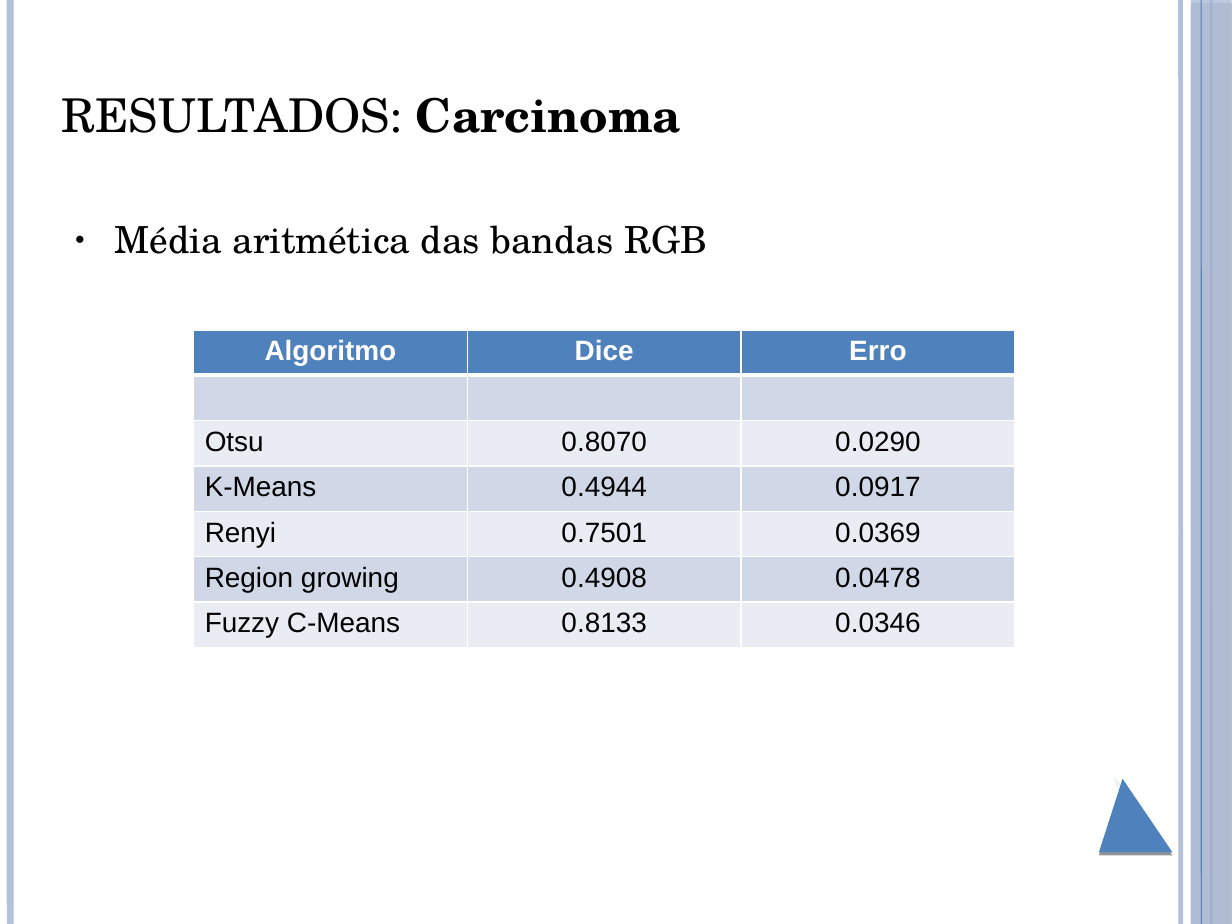
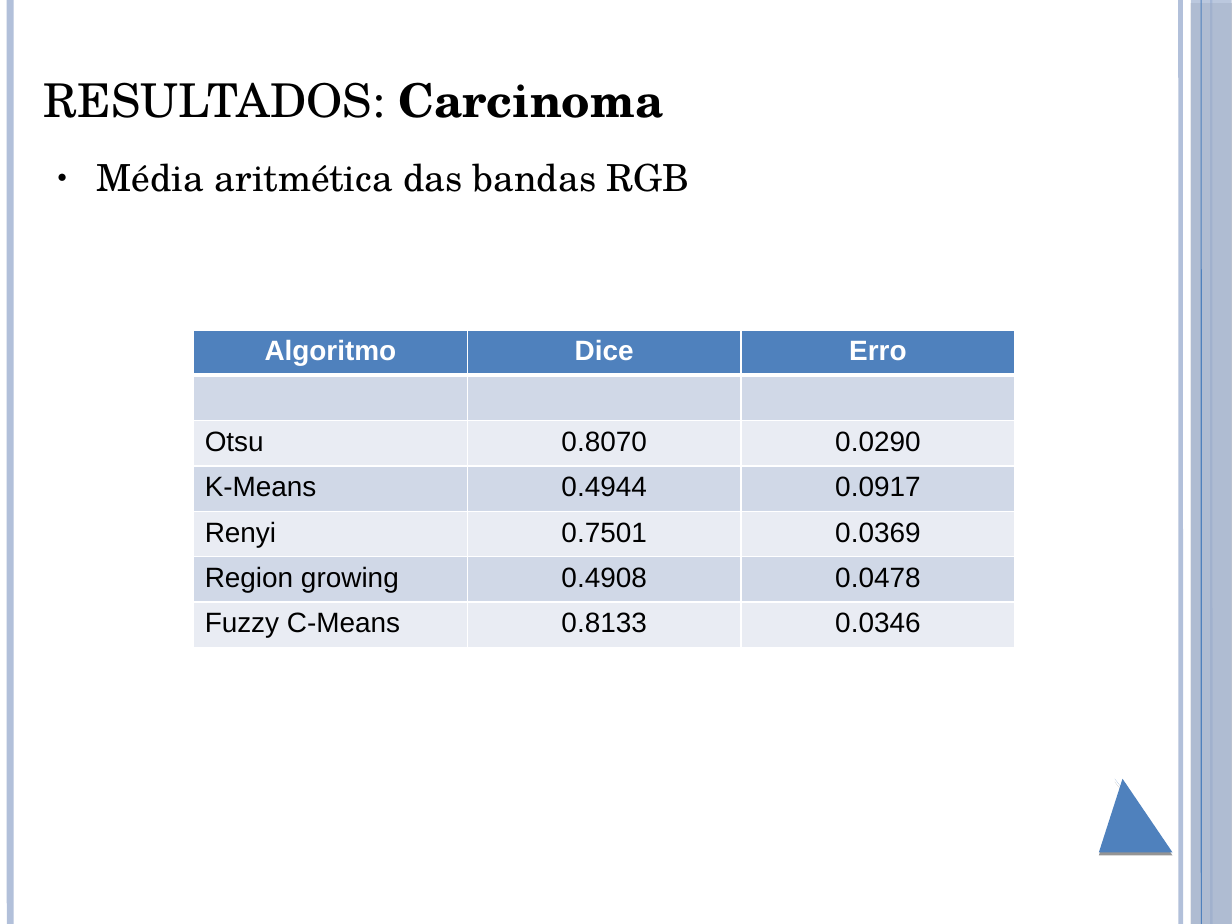
Before and after one commit to brunoliveira8/pdi, a slide deck: slide 14 of trabalho 6/apresentacao.pptx (slide 13 before the commit). Drawn at 1232x924 pixels with LibreOffice and Linux fonts; fonts in the diff are those of the drawing. Boxes give left, top, right and bottom in pixels: in the first picture for what was removed or moved away, otherwise in the second. Text is boxed around its words. In the diff, an @@ line names an element or a change of style, - is before the commit and + after.

```diff
--- a/trabalho 6/apresentacao.pptx
+++ b/trabalho 6/apresentacao.pptx
@@ title "RESULTADOS: Carcinoma" moved from (x1=62, y1=97, x2=681, y2=133) to (x1=44, y1=82, x2=663, y2=118) @@
@@ text "Média aritmética das bandas RGB" moved from (x1=114, y1=225, x2=707, y2=254) to (x1=97, y1=163, x2=690, y2=192) @@
```
Also in this commit, not shown: 11 other slides changed, 3 slides added, 3 other files.
